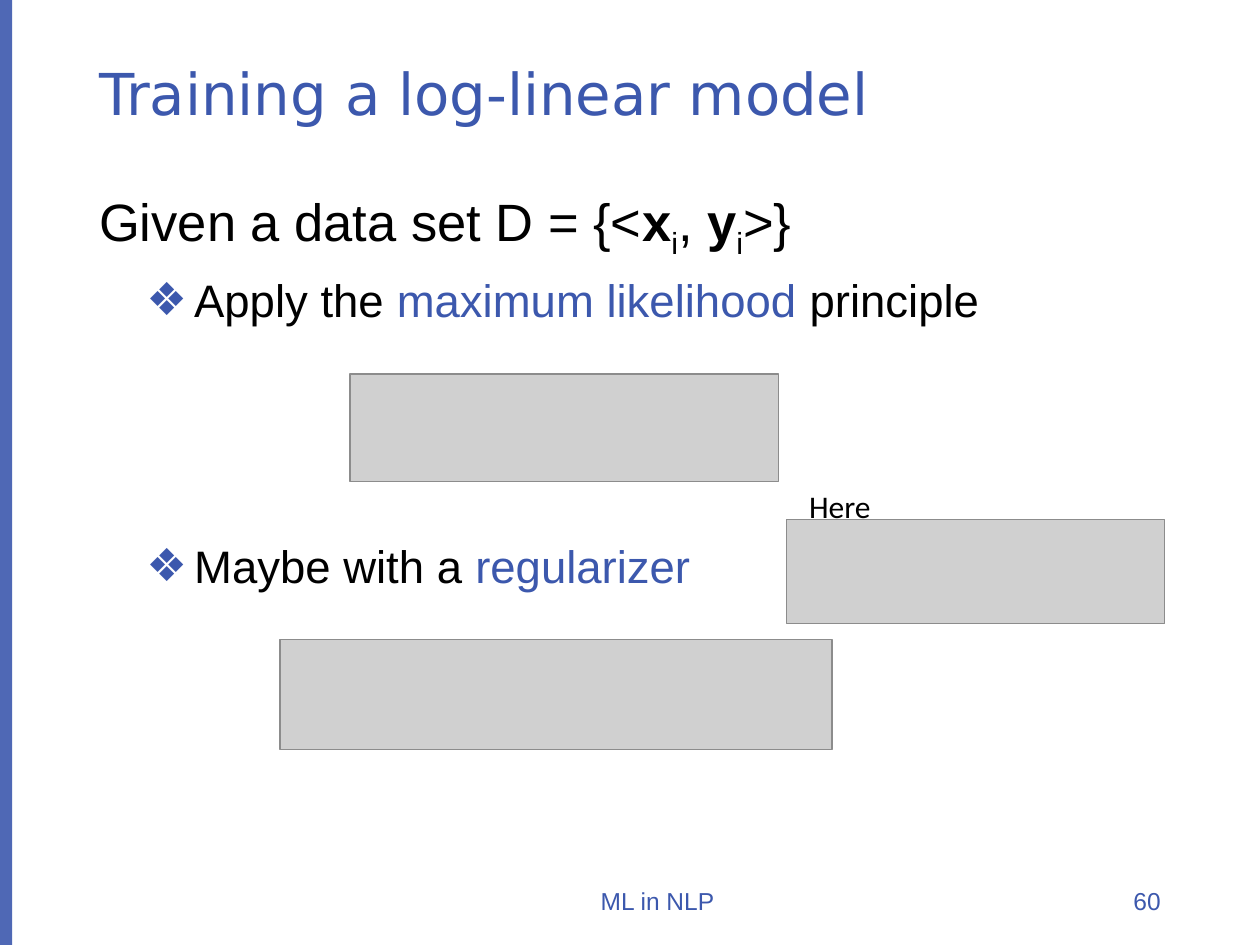
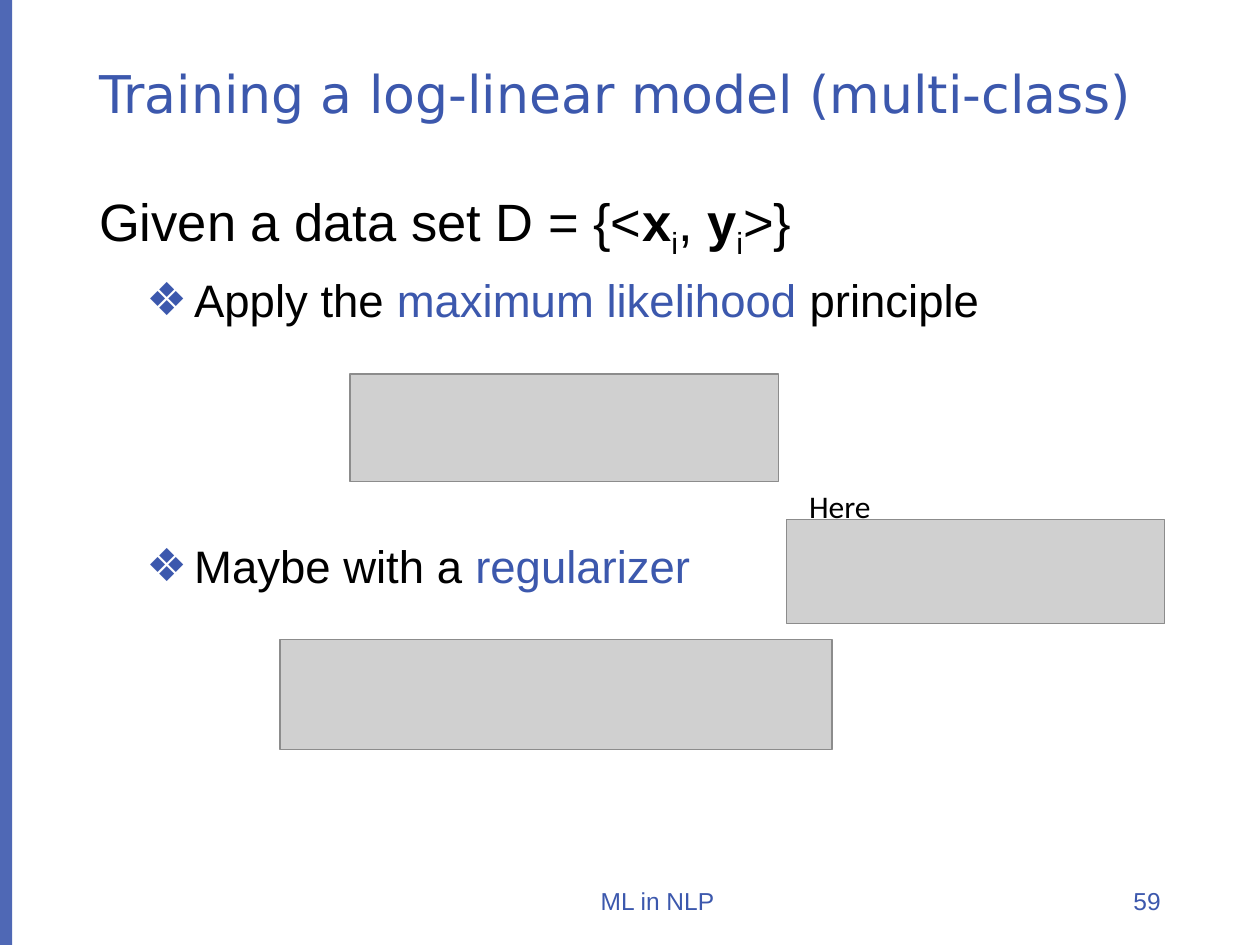
Before and after one commit to uclanlp/CS269-17, a slide deck: slide 59 of slides/CS269-04.pptx (slide 60 before the commit). Drawn at 1260x945 pixels with LibreOffice and Linux fonts; fonts in the diff are those of the drawing; grey boxes stand for pictures; background and template pictures are left out. Boxes give left, top, right and bottom in pixels: in the first picture for what was removed or moved away, otherwise in the second. Text is boxed around its words. In the diff, an @@ line names an element or a change of style, - is before the commit and + after.

```diff
--- a/slides/CS269-04.pptx
+++ b/slides/CS269-04.pptx
@@ title at (99, 73, 1131, 123): text changed; size 33 to 29.7 pt @@
-Training a log-linear model
+Training a log-linear model (multi-class)
@@ page number at (1133, 893, 1160, 911): text changed @@
-60
+59
```
Also in this commit, not shown: 3 other slides changed, 9 slides added, 2 slides removed, 1 other file.
